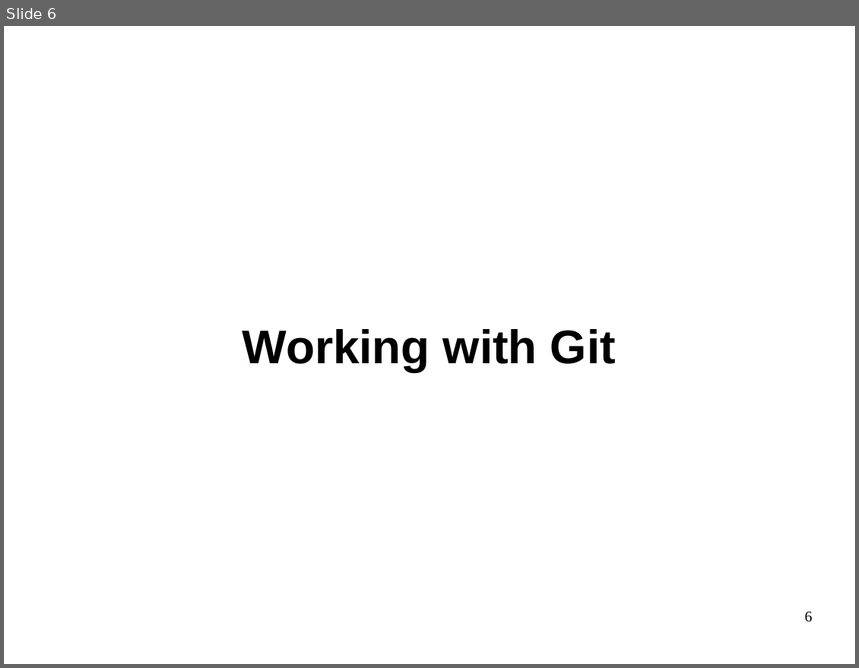
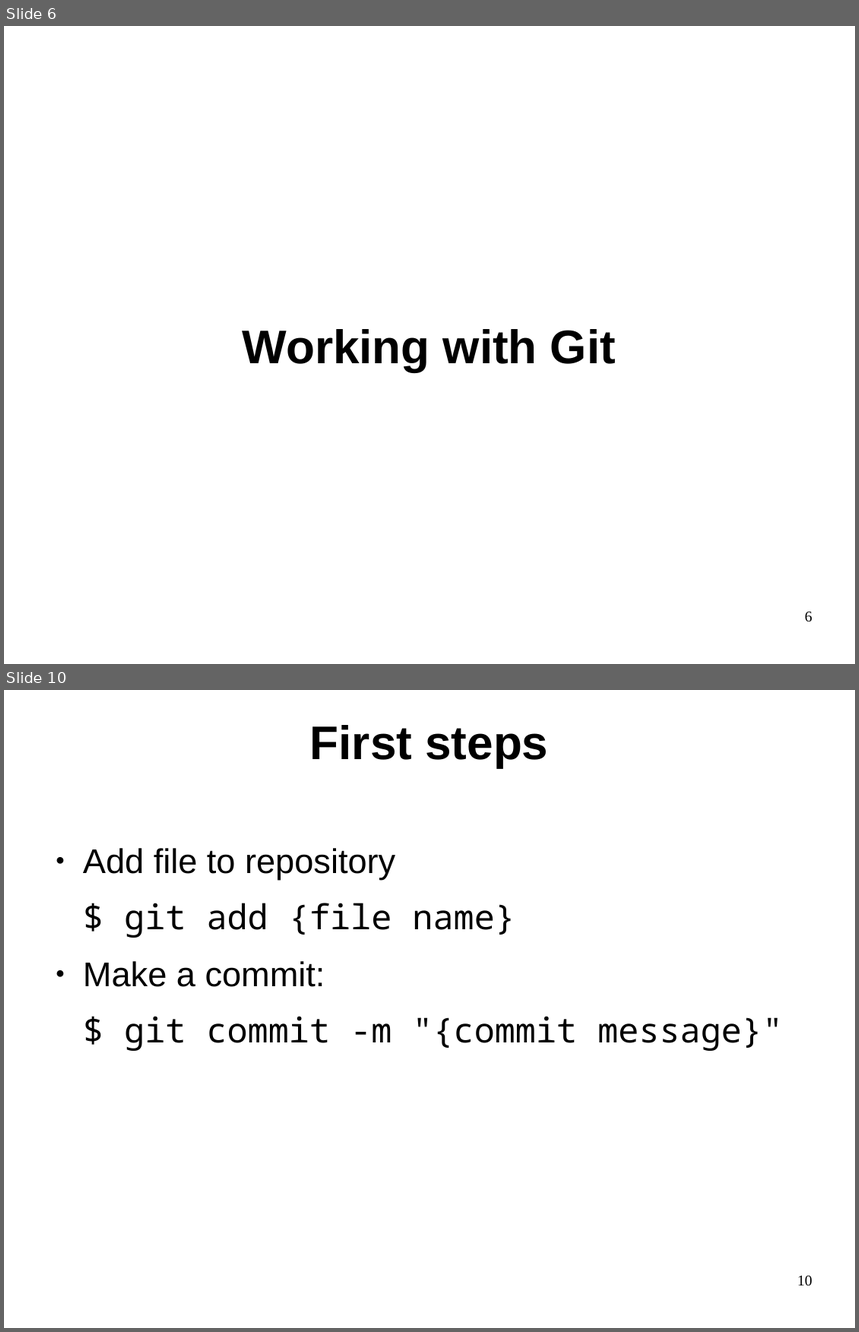
Before and after one commit to philpackmohr/git-paper, a slide deck: git-presentation.odp. Shown one above the other, each under a label of ours: slide 6 before the commit, slides 6 and 10 after it; the slides between them are not shown. The pictures are 859x668 and 859x1332 pixels, drawn with LibreOffice and Linux fonts; fonts in the diff are those of the drawing. Boxes give left, top, right and bottom in pixels: in the first picture for what was removed or moved away, otherwise in the second. Text is boxed around its words. In the diff, an @@ line names an element or a change of style, - is before the commit and + after.

```diff
--- a/git-presentation.odp
+++ b/git-presentation.odp
@@ slide 10 added at (x1=4, y1=690, x2=855, y2=1328), background #FFFFFF @@
@@ title added at (x1=310, y1=725, x2=548, y2=768), 44 pt, text #000000, bold @@
+First steps
@@ text added at (x1=83, y1=848, x2=783, y2=1051), 32 pt, text #000000 @@
+● Add file to repository
+$ git add {file name}
+● Make a commit:
+$ git commit -m "{commit message}"
@@ page number added at (x1=797, y1=1276, x2=813, y2=1287), 14 pt, text #000000 @@
+10
```
Also in this commit, not shown: 26 other slides added, 1 slide removed.
